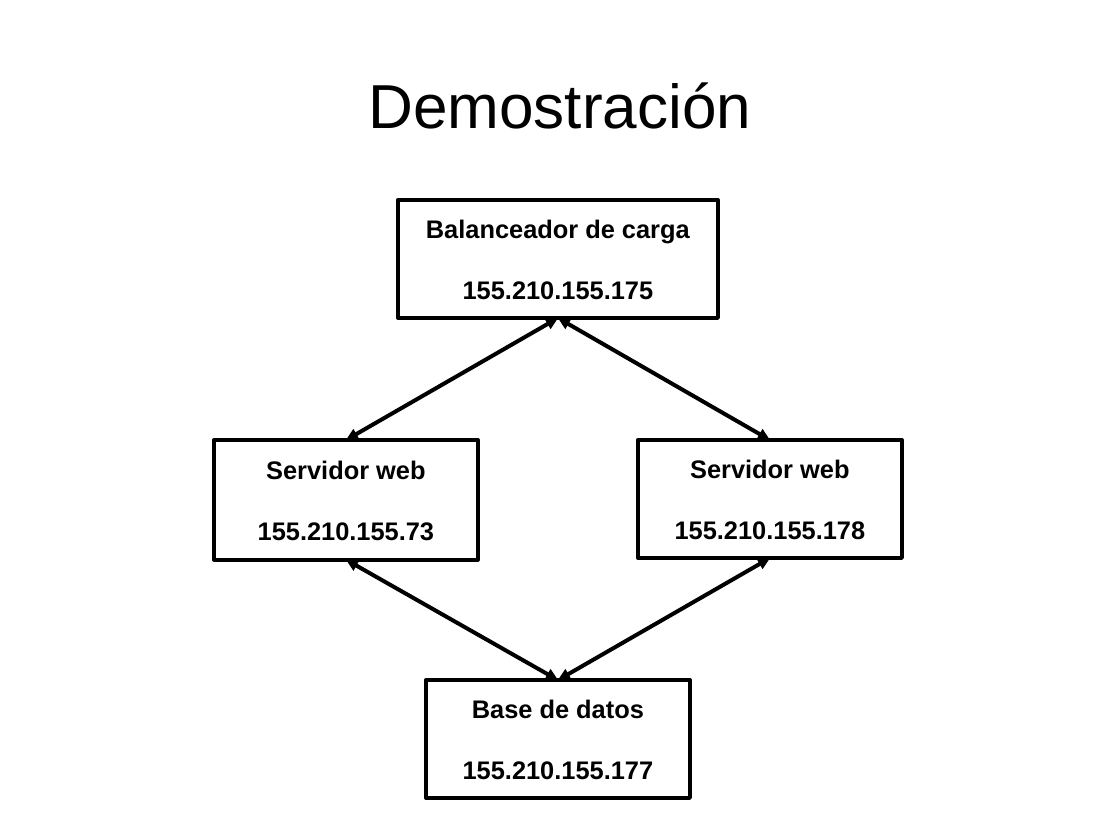
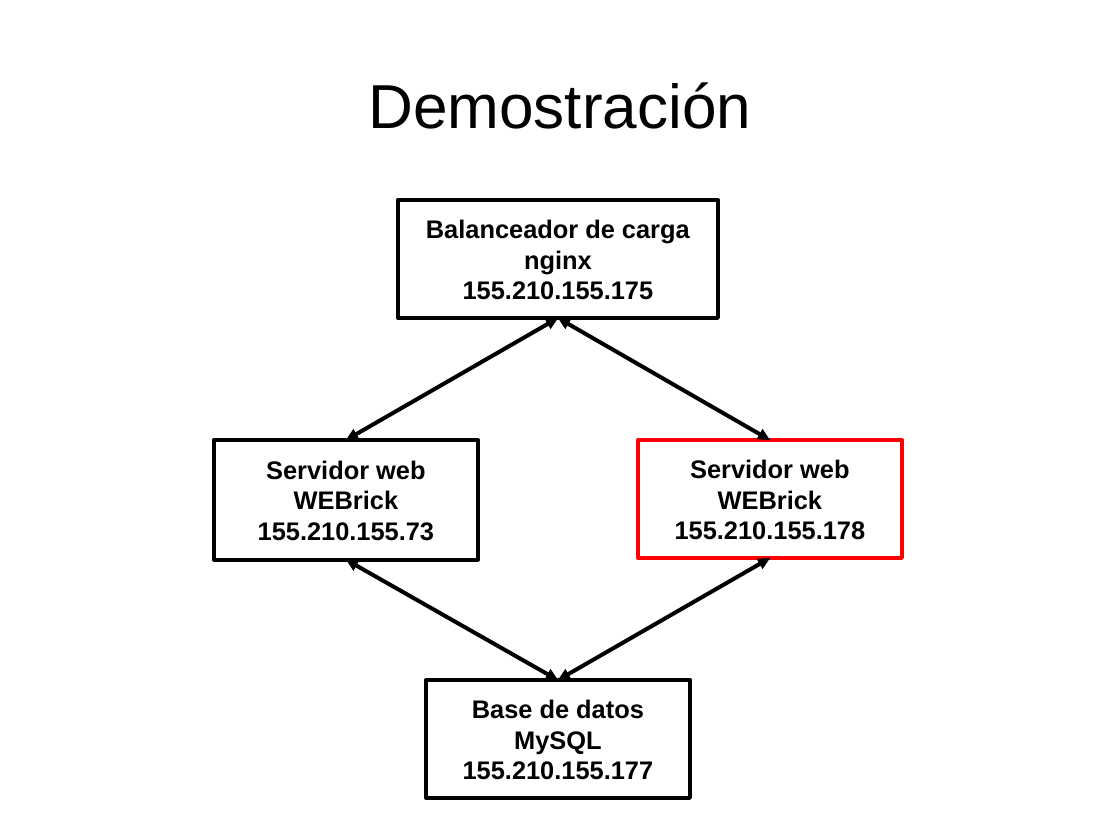
Before and after one commit to dcere/pfc, a slide deck: slide 19 of adm/presentacion/presentacion.odp (slide 22 before the commit). Drawn at 1120x840 pixels with LibreOffice and Linux fonts; fonts in the diff are those of the drawing. Boxes give left, top, right and bottom in pixels: in the first picture for what was removed or moved away, otherwise in the second. Text is boxed around its words. In the diff, an @@ line names an element or a change of style, - is before the commit and + after.

```diff
--- a/adm/presentacion/presentacion.odp
+++ b/adm/presentacion/presentacion.odp
@@ text in rectangle at (524,250,592,274): paragraph added @@
+nginx
@@ rectangle "Servidor web" at (638,440,903,558): outline #000000 2.83 pt to #FF0000 2.83 pt @@
@@ text in rectangle at (294,490,398,510): paragraph added @@
+WEBrick
@@ text in rectangle at (718,490,822,510): paragraph added @@
+WEBrick
@@ text in rectangle at (514,731,601,754): paragraph added @@
+MySQL
```
Also in this commit, not shown: 7 other slides changed, 7 slides added, 5 slides removed, 1 other file.
